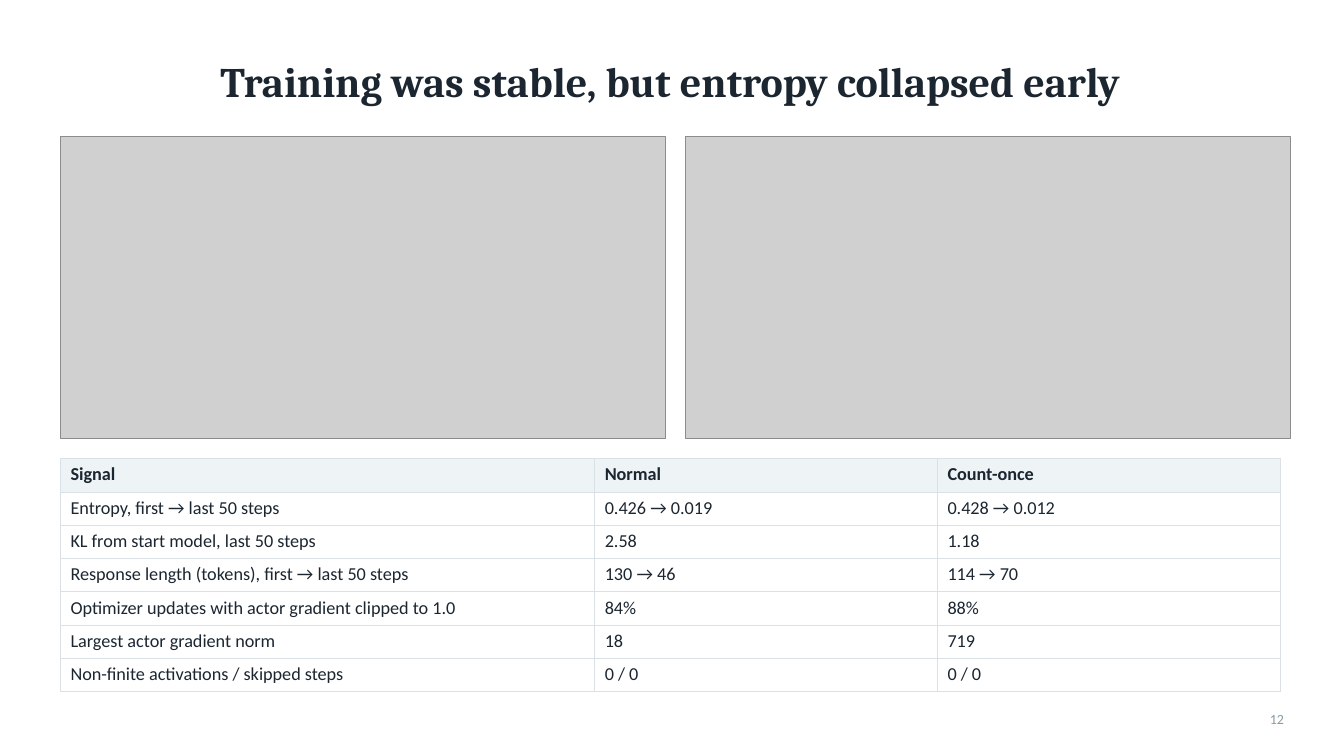
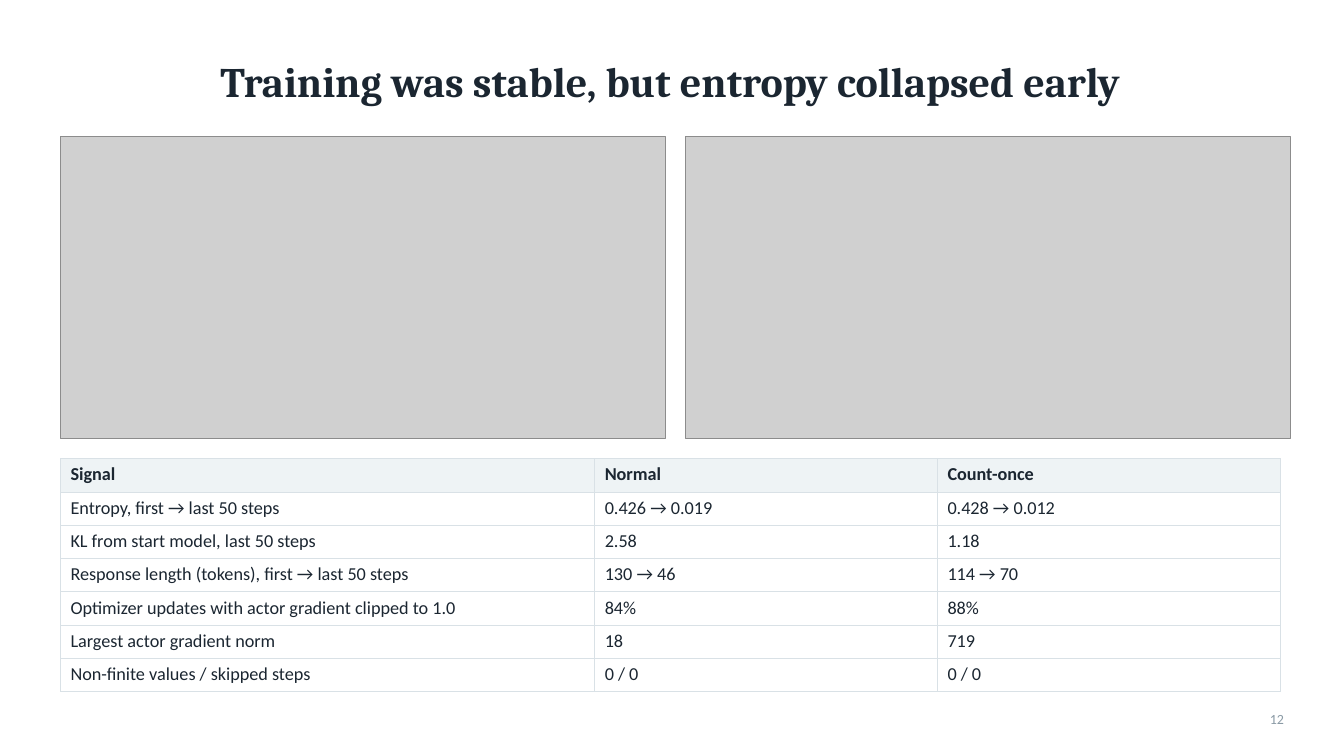
Before and after one commit to objones25/drbm25, a slide deck: slide 12 of report/drbm25_results.pptx. Drawn at 1344x756 pixels with LibreOffice and Linux fonts; fonts in the diff are those of the drawing; grey boxes stand for pictures. Boxes give left, top, right and bottom in pixels: in the first picture for what was removed or moved away, otherwise in the second. Text is boxed around its words. In the diff, an @@ line names an element or a change of style, - is before the commit and + after.

```diff
--- a/report/drbm25_results.pptx
+++ b/report/drbm25_results.pptx
@@ table at [60,459,1280,687] @@
-row 7, column 1: Non-finite activations / skipped steps
+row 7, column 1: Non-finite values / skipped steps
```
Also in this commit, not shown: 4 other slides changed, 6 other files.
